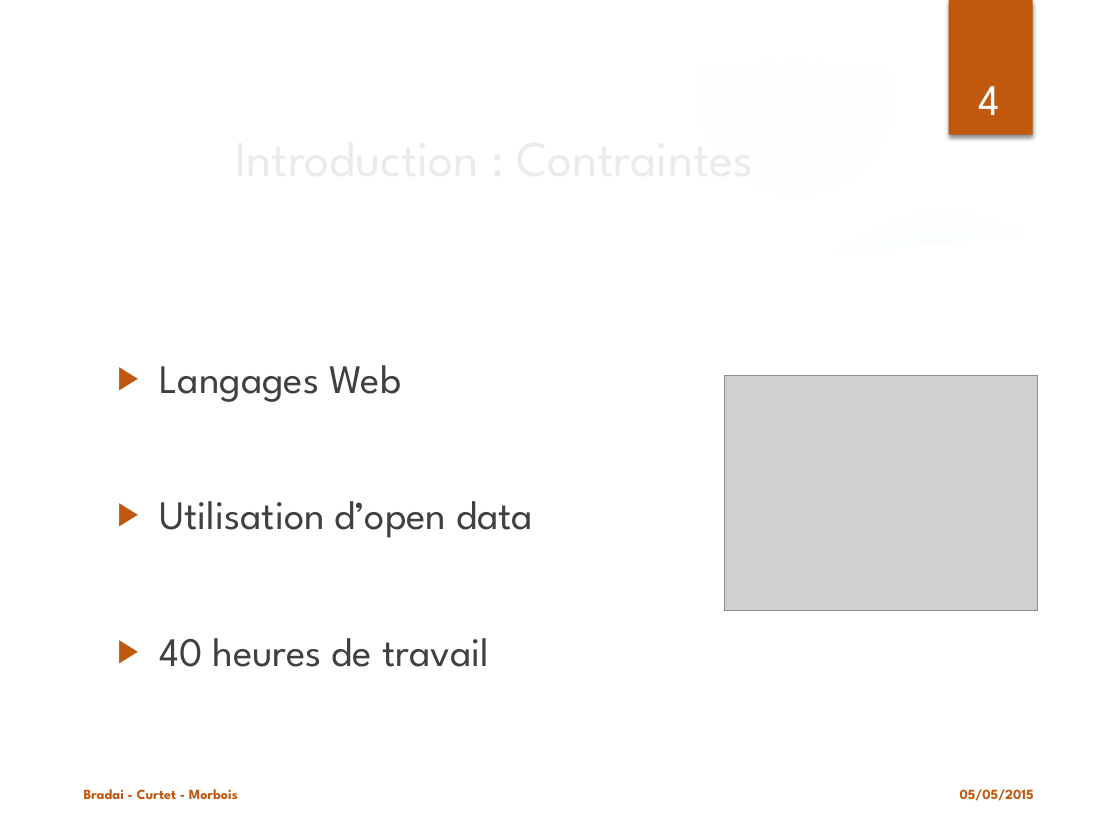
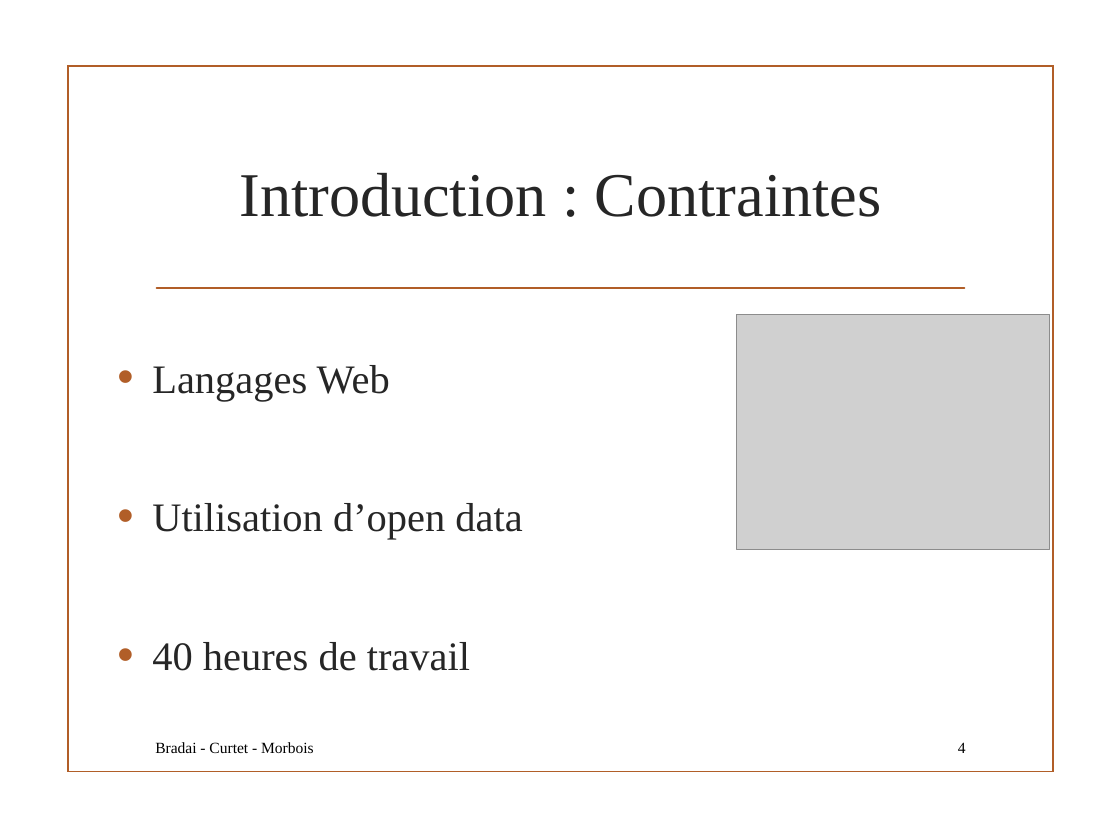
Before and after one commit to haithambradai/archi-velo, a slide deck: slide 4 of Projet ArchiWeb.pptx. Drawn at 1120x840 pixels with LibreOffice and Linux fonts; fonts in the diff are those of the drawing; grey boxes stand for pictures; background and template pictures are left out. Boxes give left, top, right and bottom in pixels: in the first picture for what was removed or moved away, otherwise in the second. Text is boxed around its words. In the diff, an @@ line names an element or a change of style, - is before the commit and + after.

```diff
--- a/Projet ArchiWeb.pptx
+++ b/Projet ArchiWeb.pptx
@@ group removed at <box>0,0,1120,840</box>: 5 ellipses, 3 freeform shapes @@
@@ rectangle removed at <box>949,0,1033,134</box> @@
@@ rectangle added at <box>68,66,1053,772</box>, outline #B15E28 1.25 pt @@
@@ title "Introduction : Contraintes": place and size @@
-title "Introduction : Contraintes" at <box>106,113,884,200</box>
+title "Introduction : Contraintes" at <box>239,173,882,217</box>
@@ title "Introduction : Contraintes" at <box>239,173,882,217</box>: size 32 to 40 pt, font League Spartan to Times New Roman, text colour #EBEBEB to #262626 @@
@@ text "Langages Web" at <box>152,365,522,671</box>: font League Spartan to Times New Roman, text colour #404040 to #262626; bullet ▶ to •; more space between paragraphs; bullet colour #C0590E to #B15E28 @@
@@ line added from (157, 289) to (964, 289), #B15E28 1.25 pt @@
@@ picture: place and size @@
-picture at <box>725,376,1038,612</box>
+picture at <box>736,315,1049,550</box>
@@ text "Bradai - Curtet - Morbois": place and size @@
-text "Bradai - Curtet - Morbois" at <box>84,789,238,799</box>
+text "Bradai - Curtet - Morbois" at <box>155,742,314,753</box>
@@ text "Bradai - Curtet - Morbois" at <box>155,742,314,753</box>: size 9 to 10 pt, font League Spartan to Times New Roman, text colour #C0590E to #000000, bold off; vertical alignment bottom to middle @@
@@ page number: place and size @@
-page number at <box>978,86,999,115</box>
+page number at <box>958,742,966,753</box>
@@ page number at <box>958,742,966,753</box>: size 28 to 10 pt, font League Spartan to Times New Roman, text colour #FFFFFF to #000000; alignment centre to right; vertical alignment bottom to middle @@
@@ text removed at <box>960,789,1034,801</box> @@
-05/05/2015
```
Also in this commit, not shown: 16 other slides changed.
